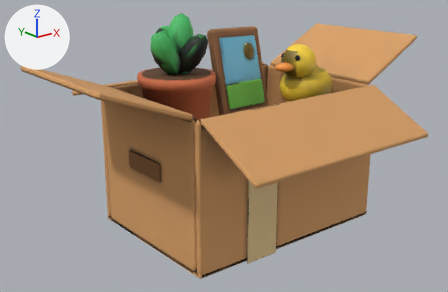
The glTF model client/public/models/held_box.glb, before and after one commit.
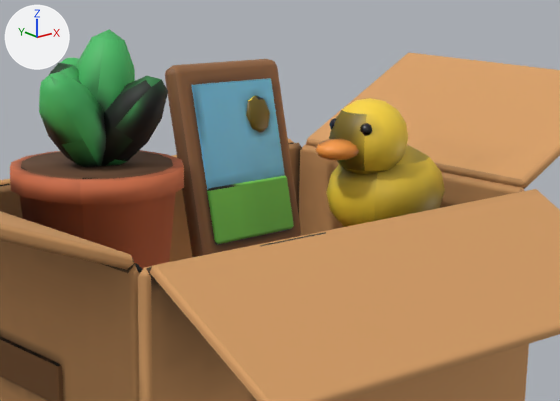
There are two pictures of each version: one whole from a camera (50 mm lens) standing at (-0.666, -0.791, 0.318) and looking at (-0.027, 0.007, -0.002), one close up on the part from 30% to 86% of the width and 0% to 62% of the height. Arrows for +X, +Y and +Z are at upper left; the lights stay in place. The last two pictures show the newer version. Vertices at exactly the same position are counted once.

In view in the first close-up: 'held_box'.
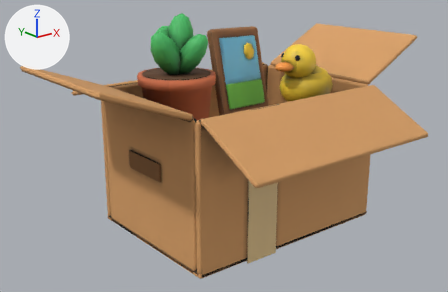
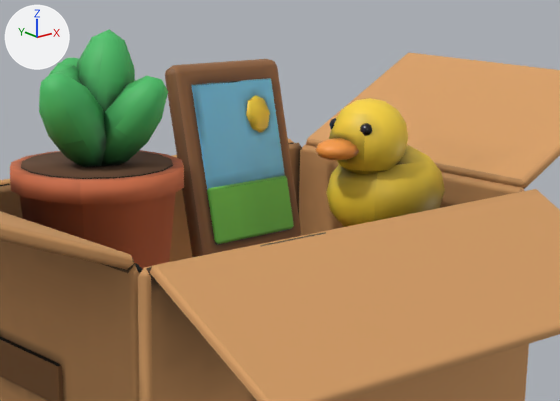
Diff of the bpy script that builds the scene:
```diff
--- a/client/public/models/held_box.glb.py
+++ b/client/public/models/held_box.glb.py
@@ me_held_box @@
 me_held_box.from_pydata(...)  # 1090 vertices, 2084 faces; spans x -0.327..0.319, y -0.253..0.265, z -0.142..0.224
 # used by ob_held_box; location = (0.0, 0.0, 0.0)
+# me_held_box part 1: 800 kept faces spanning x -0.194..0.194, y -0.142..0.096, z -0.142..0.224 get new texture (UV) coordinates
 me_held_box.materials.append(mat_kraft)
```

What differs and where, as boxes (x1, y1, x2, y2) in the close-ups (560 x 401 px):
part 1 of me_held_box, surface changed: (0, 30, 429, 363) in both
